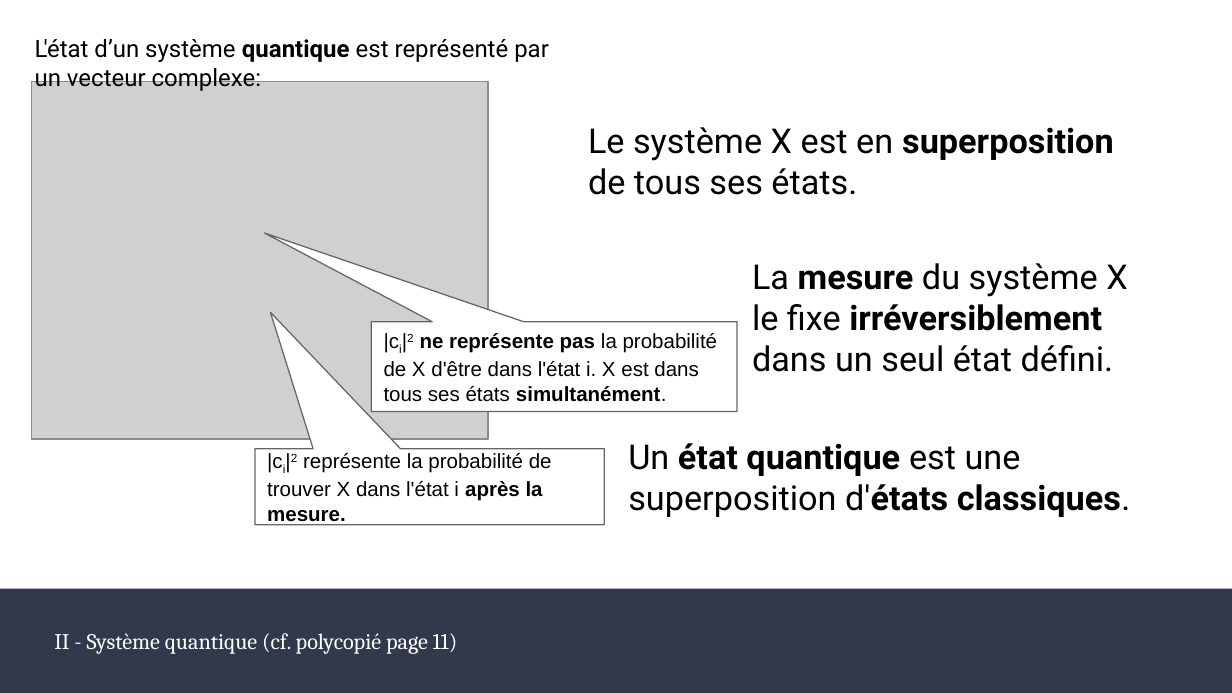
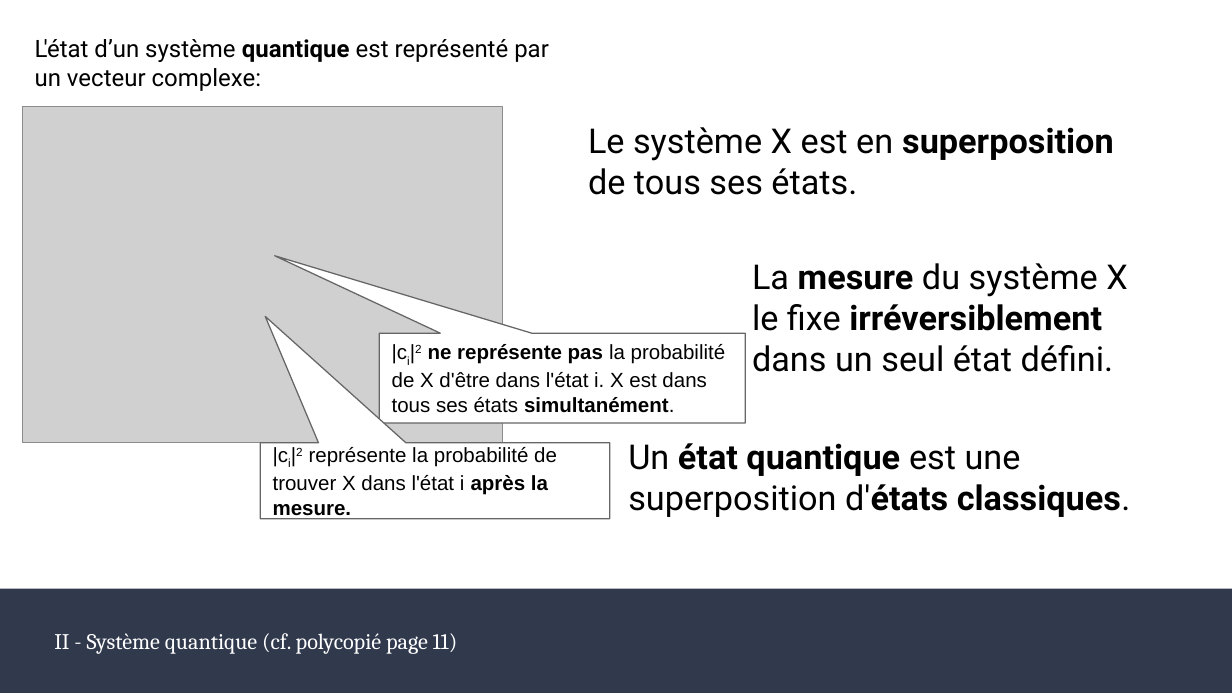
Before and after one commit to MightyGoldenOctopus/QCOMP, a slide deck: slide 9 of Slides/pptx/qc102.pptx. Drawn at 1232x693 pixels with LibreOffice and Linux fonts; fonts in the diff are those of the drawing; grey boxes stand for pictures. Boxes give left, top, right and bottom in pixels: in the first picture for what was removed or moved away, otherwise in the second. Text is boxed around its words. In the diff, an @@ line names an element or a change of style, - is before the commit and + after.

Commit message:
slides: fix qc102 slide 9 invalid vector dimension

```diff
--- a/Slides/pptx/qc102.pptx
+++ b/Slides/pptx/qc102.pptx
@@ picture: place and size @@
-picture at [31,81,488,439]
+picture at [22,107,503,444]
@@ speech box "|ci|2 ne représente pas la ..." at [379,333,745,423]: proportions changed @@
@@ speech box "|ci|2 ne représente pas la ...": place and size @@
-speech box "|ci|2 ne représente pas la ..." at [371,322,737,411]
+speech box "|ci|2 ne représente pas la ..." at [379,333,745,423]
@@ speech box "|ci|2 représente la probabilité de ...": place and size @@
-speech box "|ci|2 représente la probabilité de ..." at [255,448,605,525]
+speech box "|ci|2 représente la probabilité de ..." at [260,442,610,519]
@@ speech box "|ci|2 représente la probabilité de ..." at [260,442,610,519]: proportions changed @@
```
Also in this commit, not shown: 1 other file.
